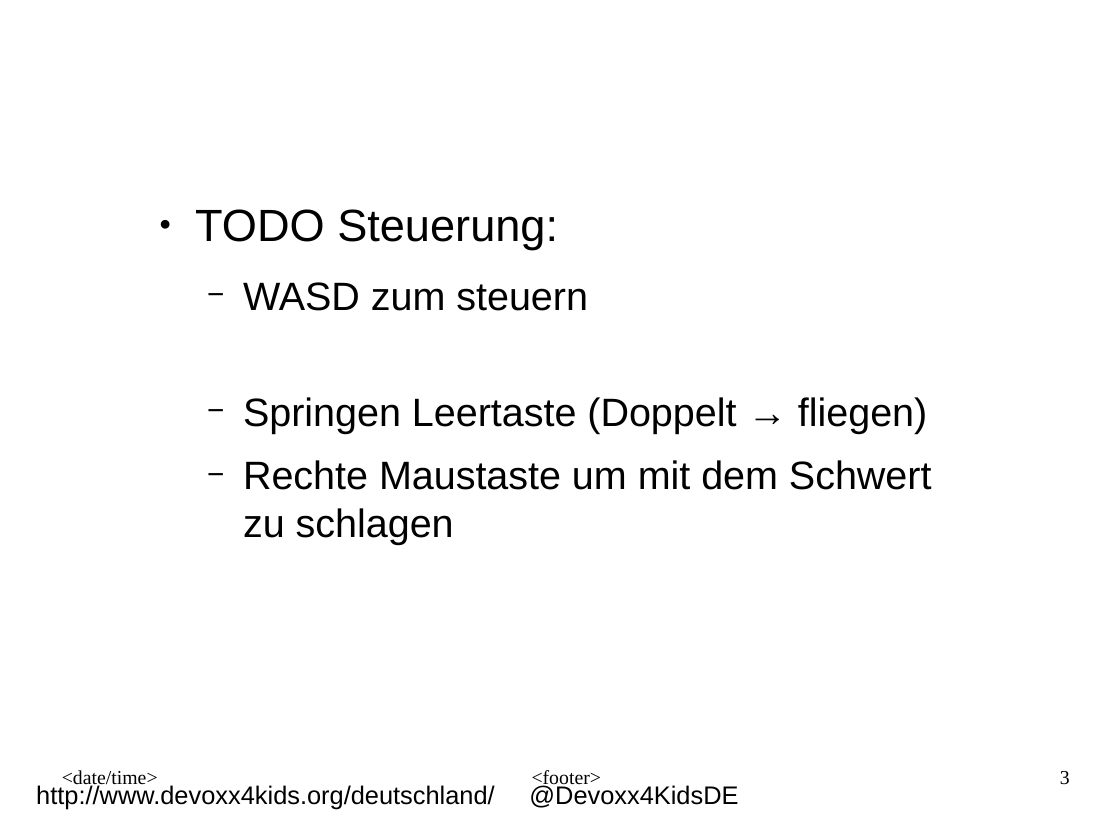
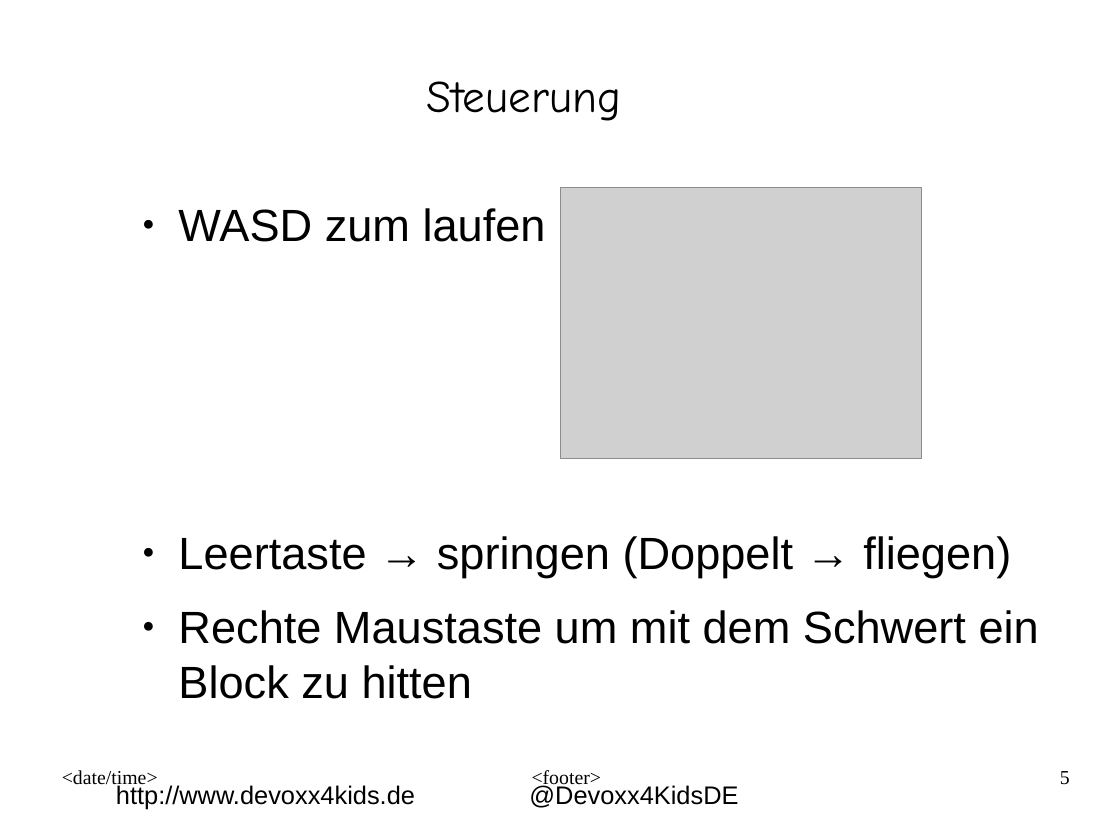
Before and after one commit to Devoxx4KidsDE/workshop-minecraft-modding-raspberry-pi, a slide deck: slide 5 of presentation/minecraft@pi_de.odp (slide 3 before the commit). Drawn at 1120x840 pixels with LibreOffice and Linux fonts; fonts in the diff are those of the drawing; grey boxes stand for pictures; background and template pictures are left out. Boxes give left, top, right and bottom in pixels: in the first picture for what was removed or moved away, otherwise in the second. Text is boxed around its words. In the diff, an @@ line names an element or a change of style, - is before the commit and + after.

Commit message:
update presentation and add pdf of presentation

```diff
--- a/presentation/minecraft@pi_de.odp
+++ b/presentation/minecraft@pi_de.odp
@@ text added at [426, 81, 621, 121], 32 pt, text #000000 @@
+Steuerung
@@ text at [178, 208, 1039, 699]: text changed; size 28 to 32 pt @@
-● TODO Steuerung:
-  − WASD zum steuern
-  − Springen Leertaste (Doppelt → fliegen)
-  − Rechte Maustaste um mit dem Schwert zu schlagen
+● WASD zum laufen
+● Leertaste → springen (Doppelt → fliegen)
+● Rechte Maustaste um mit dem Schwert ein Block zu hitten
@@ picture added at [560, 188, 921, 459] @@
@@ page number at [1060, 771, 1070, 785]: text changed @@
-3
+5
@@ text at [116, 784, 415, 810]: text changed @@
-http://www.devoxx4kids.org/deutschland/
+http://www.devoxx4kids.de
```
Also in this commit, not shown: 5 other slides changed, 3 slides added, 3 slides removed, 10 other files.
